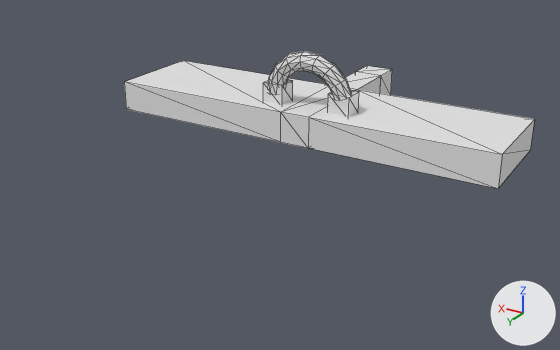
Before and after pictures for a commit that changed the glTF model shadowland.glb.
Rendered twice from a 50 mm lens placed at (-22.5, 50.8, 16.4), pointed at (-1.4, 15.6, -1.2). The lights are fixed; the arrows at lower right show +X, +Y and +Z. Mesh edges are drawn as thin lines. Where no turn or scale is listed for an object, it has been applied to the vertices.
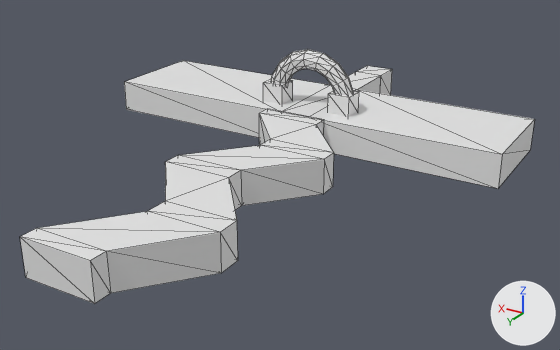
Commit message: shadowland: add danger doors

Location of each change, (x1, y1, x2, y2) in pixels of the pictures (560 x 350 px):
'Cube.004', added
    after: (20, 109, 334, 304)
'Torus', moved, turned
    before: (268, 51, 351, 100)
    after: (271, 49, 353, 95)

Diff of the bpy script that builds the scene:
```diff
--- a/shadowland.glb.py
+++ b/shadowland.glb.py
@@ me_cube_004 @@
+me_cube_004.from_pydata(...)  # 40 vertices, 76 faces; spans x -5.1..2.0, y -0.5..19.4, z -1.0..1.0
@@ ob_torus @@
 ob_torus = bpy.data.objects.new('Torus', me_torus)
-ob_torus.location = (0.05, 9.71, 1.56)
-ob_torus.rotation_euler = (1.484, 0.0, 0.0)  # degrees (85, 0, 0)
+ob_torus.location = (0.05, 9.47, 1.56)
+ob_torus.rotation_euler = (1.566, 0.0, 0.0)  # degrees (90, 0, 0)
 ob_torus.scale = (2.4, 2.43, 2.29)
@@ ob_cube_004 @@
+ob_cube_004 = bpy.data.objects.new('Cube.004', me_cube_004)
+ob_cube_004.location = (0.0, 11.98, 0.0)
```
